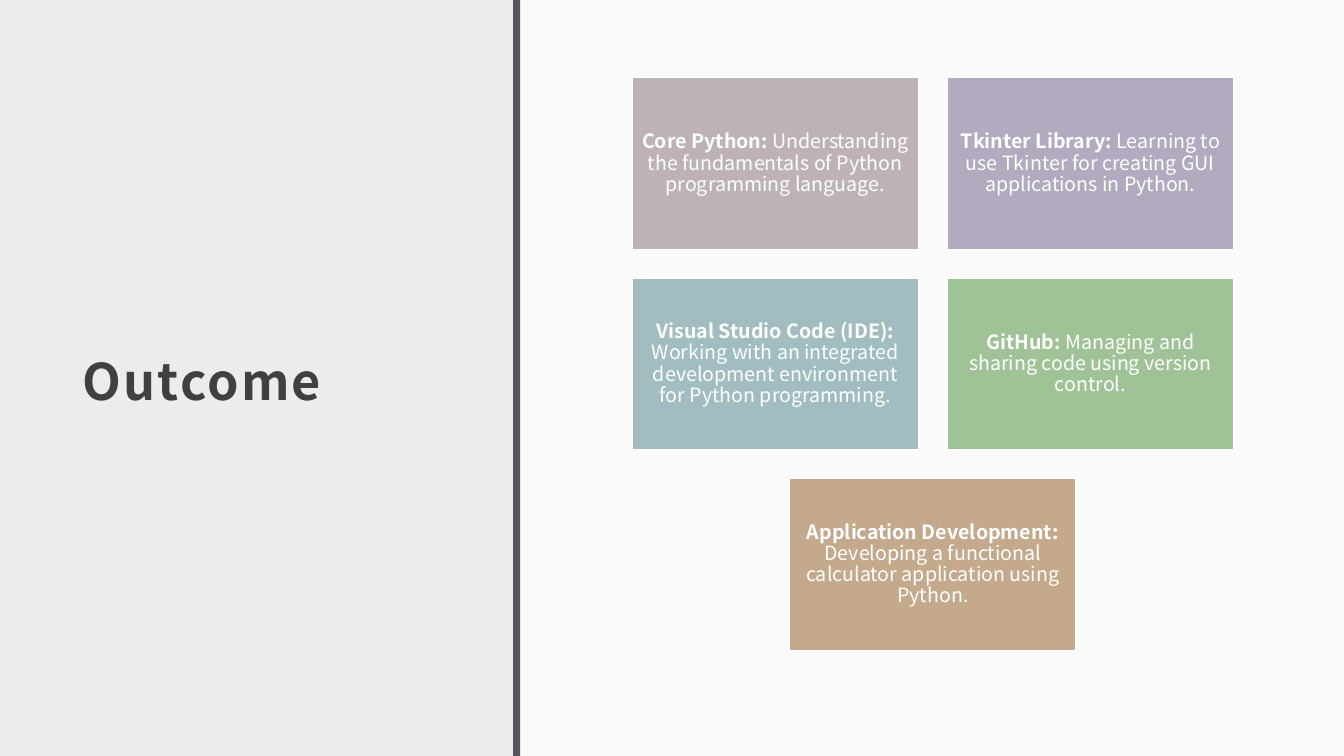
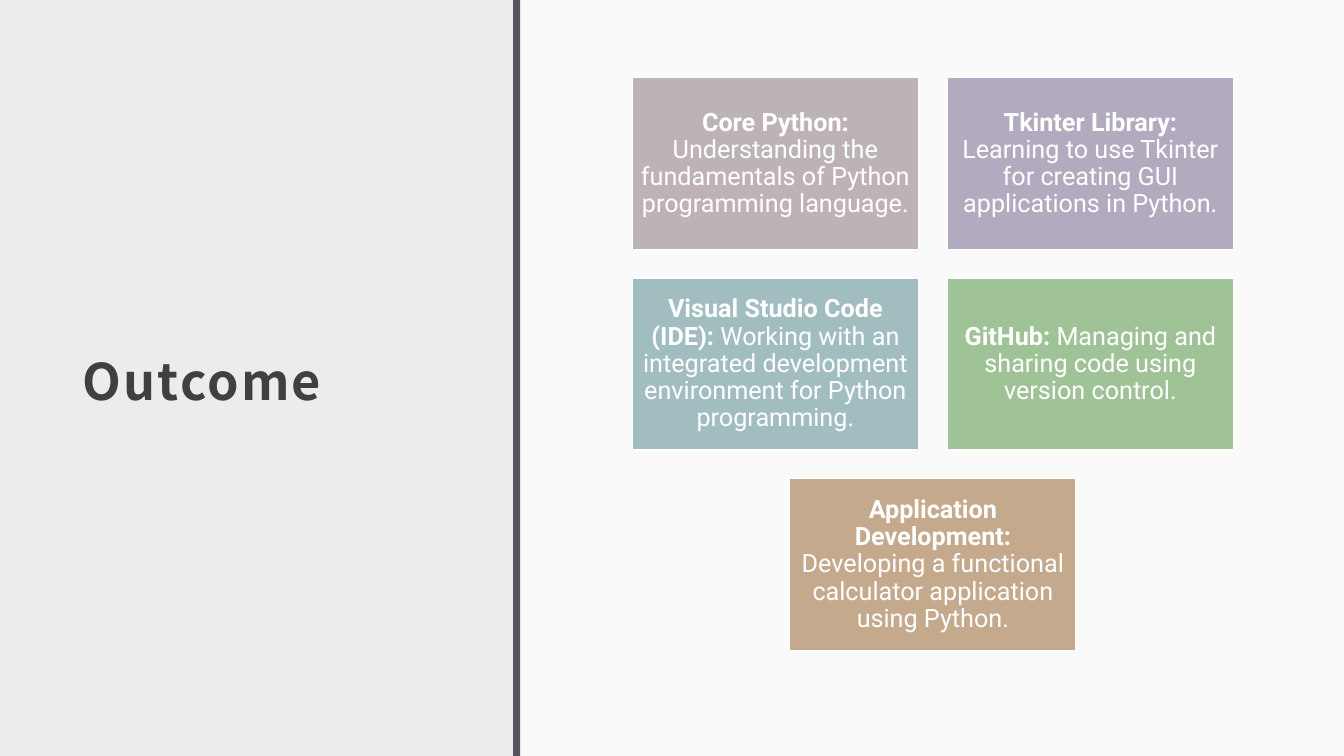
Before and after one commit to deewanker/Calculator, a slide deck: slide 7 of Calculator using Tkinter.pptx. Drawn at 1344x756 pixels with LibreOffice and Linux fonts; fonts in the diff are those of the drawing. Boxes give left, top, right and bottom in pixels: in the first picture for what was removed or moved away, otherwise in the second. Text is boxed around its words. In the diff, an @@ line names an element or a change of style, - is before the commit and + after.

```diff
--- a/Calculator using Tkinter.pptx
+++ b/Calculator using Tkinter.pptx
@@ size 14 to 18 pt, font Noto Sans CJK JP to Roboto; more space between paragraphs in 5 elements at [641, 112, 909, 217], [962, 112, 1218, 217], [643, 298, 908, 431], [965, 326, 1216, 399], [802, 499, 1064, 632] @@
```
Also in this commit, not shown: 7 other slides changed.
